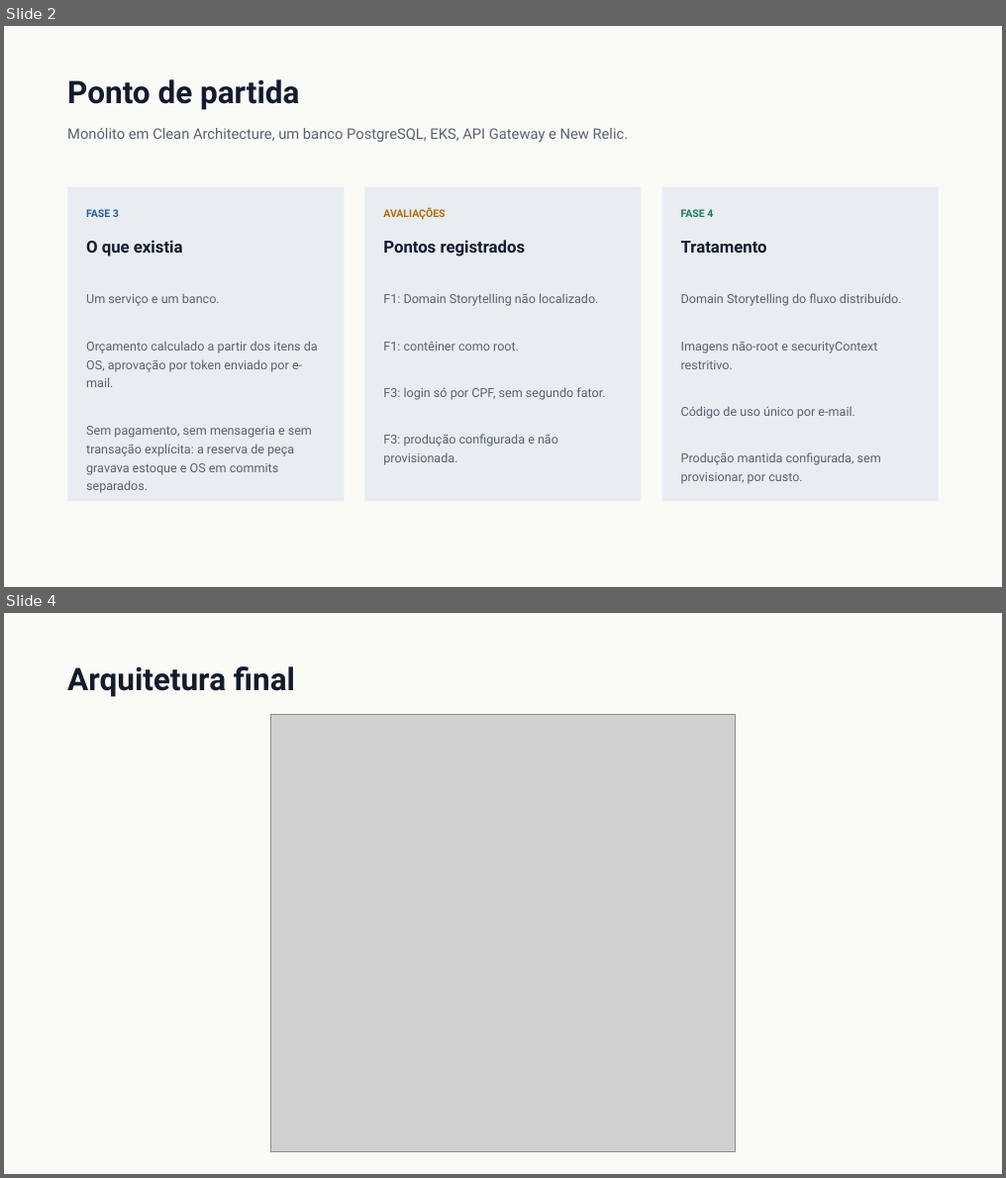
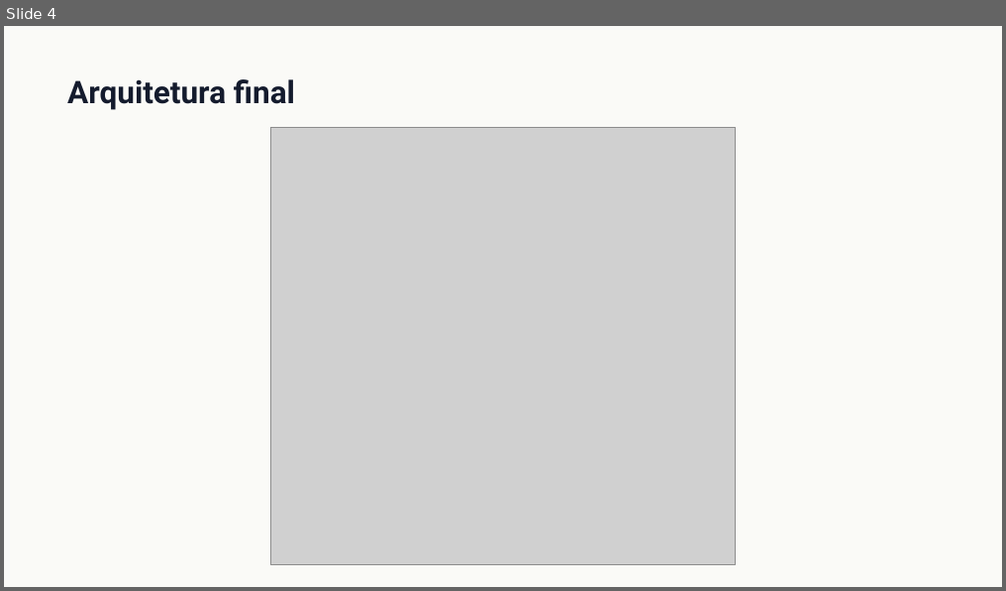
Before and after one commit to Guilherme-Fumagali/tech-challenge-1, a slide deck: docs/tech-challenge-4/apresentacao.pptx. Shown one above the other, each under a label of ours: slides 2 and 4 before the commit, slide 4 after it; the slides between them are not shown. The pictures are 1006x1178 and 1006x591 pixels, drawn with LibreOffice and Linux fonts; fonts in the diff are those of the drawing; grey boxes stand for pictures. Boxes give left, top, right and bottom in pixels: in the first picture for what was removed or moved away, otherwise in the second. Text is boxed around its words. In the diff, an @@ line names an element or a change of style, - is before the commit and + after.

```diff
--- a/docs/tech-challenge-4/apresentacao.pptx
+++ b/docs/tech-challenge-4/apresentacao.pptx
@@ slide 2 removed at [4, 26, 1002, 587], background #FFFFFF @@
@@ rectangle removed at [4, 26, 1002, 587] @@
@@ text removed at [67, 79, 299, 110] @@
-Ponto de partida
@@ text removed at [67, 128, 629, 142] @@
-Monólito em Clean Architecture, um banco PostgreSQL, EKS, API Gateway e New Relic.
@@ rectangle removed at [67, 187, 344, 501] @@
@@ rectangle removed at [364, 187, 642, 501] @@
@@ rectangle removed at [662, 187, 939, 501] @@
@@ text removed at [86, 209, 119, 217] @@
-FASE 3
@@ text removed at [383, 207, 445, 220] @@
-AVALIAÇÕES
@@ text removed at [681, 209, 713, 217] @@
-FASE 4
@@ text removed at [86, 240, 183, 257] @@
-O que existia
@@ text removed at [383, 240, 526, 257] @@
-Pontos registrados
@@ text removed at [681, 241, 767, 253] @@
-Tratamento
@@ text removed at [86, 293, 318, 493] @@
-Um serviço e um banco.
-Orçamento calculado a partir dos itens da OS, aprovação por token enviado por e-mail.
-Sem pagamento, sem mensageria e sem transação explícita: a reserva de peça gravava estoque e OS em commits separados.
@@ text removed at [383, 293, 605, 466] @@
-F1: Domain Storytelling não localizado.
-F1: contêiner como root.
-F3: login só por CPF, sem segundo fator.
-F3: produção configurada e não provisionada.
@@ text removed at [681, 293, 902, 484] @@
-Domain Storytelling do fluxo distribuído.
-Imagens não-root e securityContext restritivo.
-Código de uso único por e-mail.
-Produção mantida configurada, sem provisionar, por custo.
```
Also in this commit, not shown: 9 slides changed, 8 slides added, 7 other slides removed, 1 other file.
